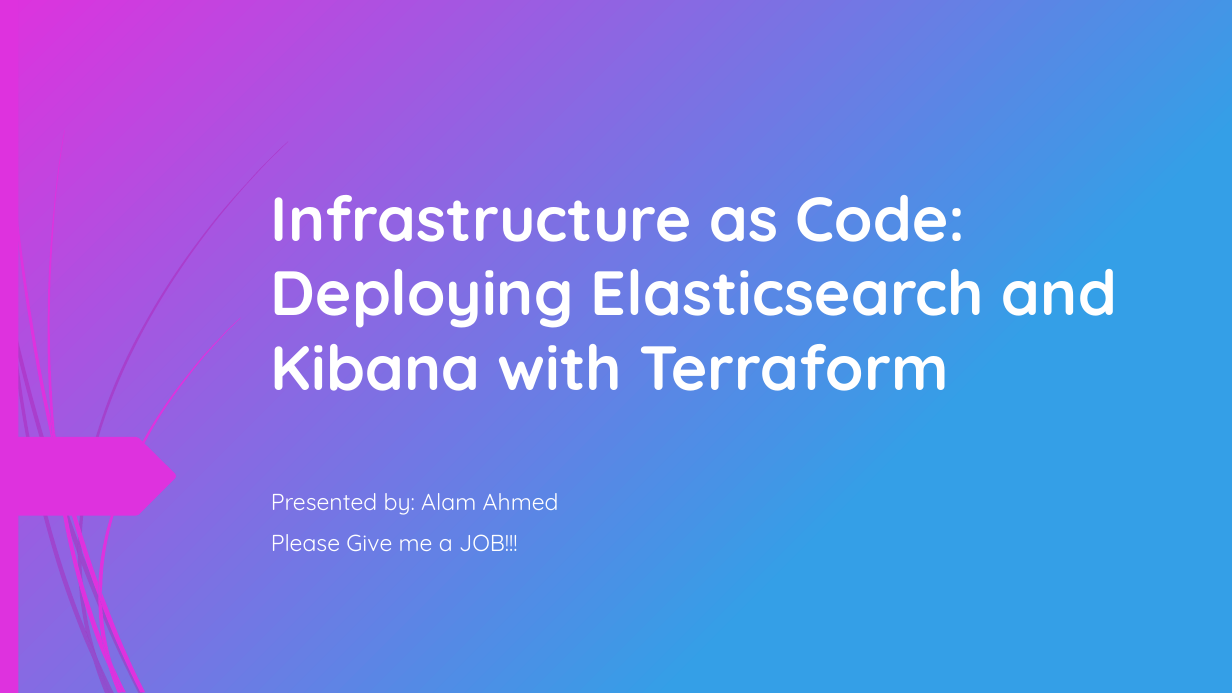
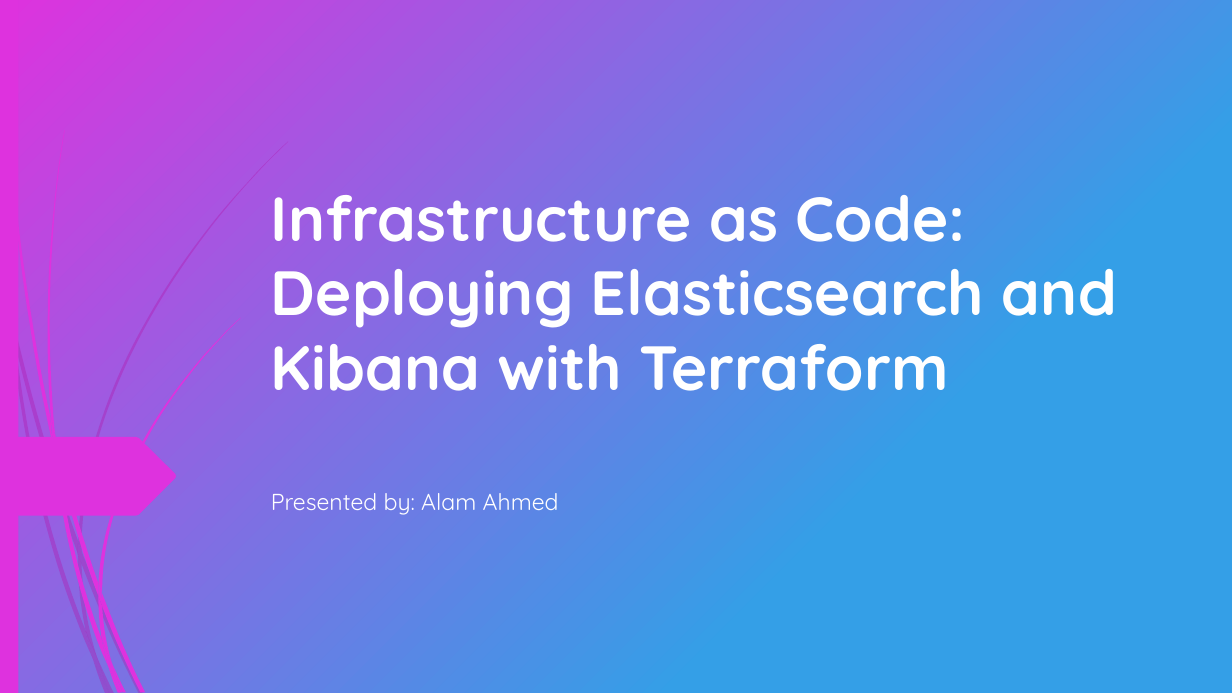
Before and after one commit to InfraPlatformer/elastic-terraform-demo, a slide deck: slide 1 of docs/Infrastructure as Code.pptx. Drawn at 1232x693 pixels with LibreOffice and Linux fonts; fonts in the diff are those of the drawing; background and template pictures are left out. Boxes give left, top, right and bottom in pixels: in the first picture for what was removed or moved away, otherwise in the second. Text is boxed around its words. In the diff, an @@ line names an element or a change of style, - is before the commit and + after.

Commit message:
Update infrastructure and app names, add network diagram, rename deployment script

```diff
--- a/docs/Infrastructure as Code.pptx
+++ b/docs/Infrastructure as Code.pptx
@@ subtitle at box(271, 534, 518, 551): paragraph removed @@
-Please Give me a JOB!!!
```
Also in this commit, not shown: 4 other slides changed, 1 slide added, 1 slide removed, 9 other files.
